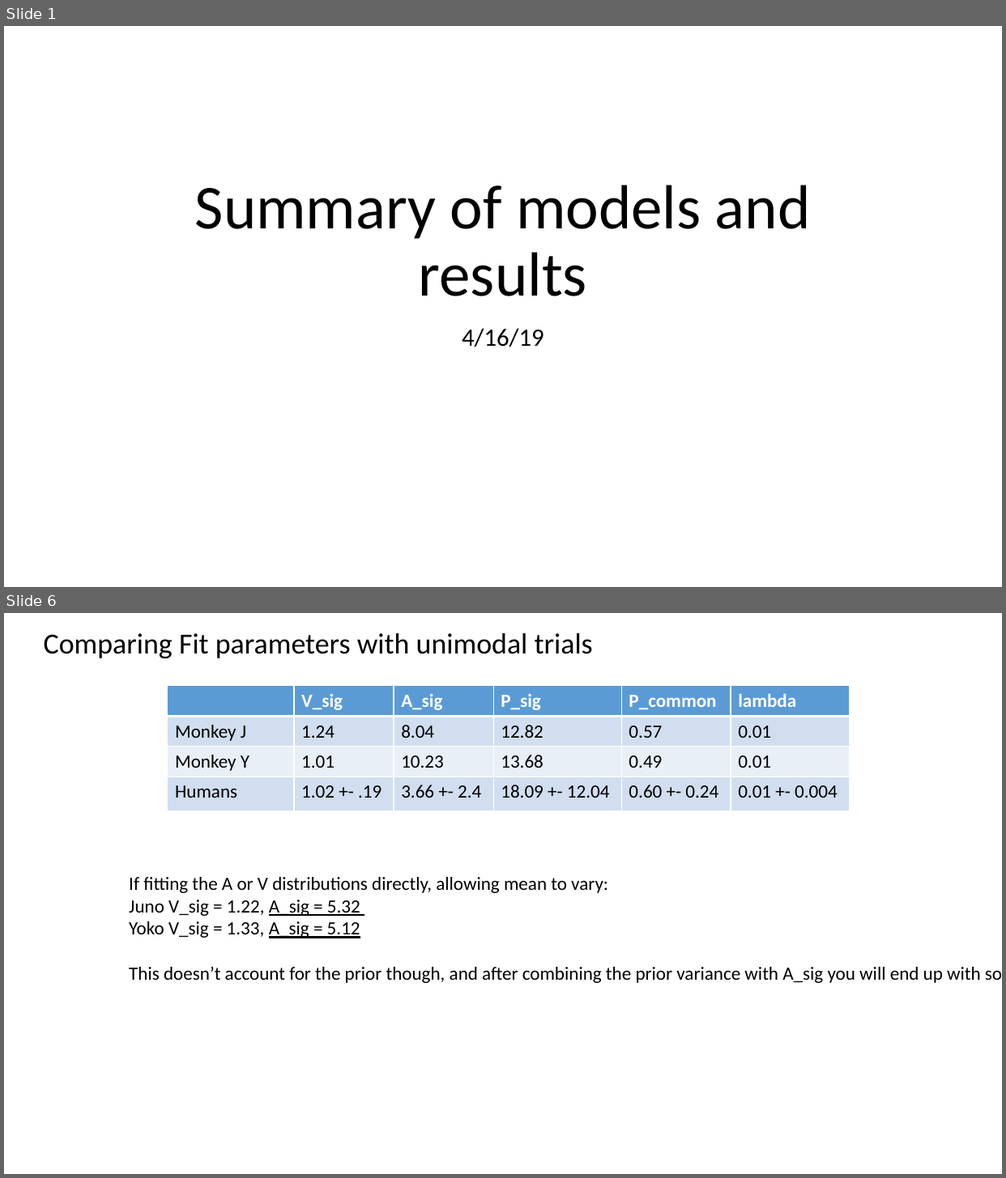
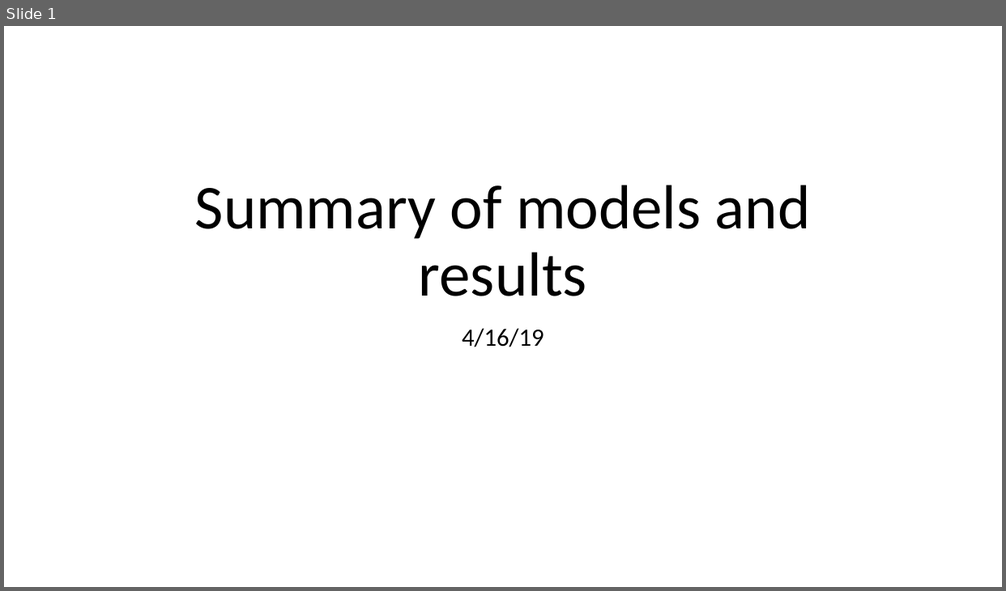
Before and after one commit to jmohl/CI_behavioral, a slide deck: doc/model_summary_4_16_19.pptx. Shown one above the other, each under a label of ours: slides 1 and 6 before the commit, slide 1 after it; the slides between them are not shown. The pictures are 1006x1178 and 1006x591 pixels, drawn with LibreOffice and Linux fonts; fonts in the diff are those of the drawing. Boxes give left, top, right and bottom in pixels: in the first picture for what was removed or moved away, otherwise in the second. Text is boxed around its words. In the diff, an @@ line names an element or a change of style, - is before the commit and + after.

```diff
--- a/doc/model_summary_4_16_19.pptx
+++ b/doc/model_summary_4_16_19.pptx
@@ slide 6 removed at <box>4,613,1002,1174</box>, background #FFFFFF @@
@@ title removed at <box>44,633,593,658</box> @@
-Comparing Fit parameters with unimodal trials
@@ table removed at <box>167,686,849,810</box>, 4 rows, 6 columns @@
- | V_sig | A_sig | P_sig | P_common | lambda
-Monkey J | 1.24 | 8.04 | 12.82 | 0.57 | 0.01
-Monkey Y | 1.01 | 10.23 | 13.68 | 0.49 | 0.01
-Humans | 1.02 +- .19 | 3.66 +- 2.4 | 18.09 +- 12.04 | 0.60 +- 0.24 | 0.01 +- 0.004
@@ text removed at <box>129,877,981,983</box> @@
-If fitting the A or V distributions directly, allowing mean to vary:
-Juno V_sig = 1.22, A_sig = 5.32
-Yoko V_sig = 1.33, A_sig = 5.12
-This doesn’t account for the prior though, and after combining the prior variance with A_sig you will end up with something kindof close to this
```
Also in this commit, not shown: 4 slides changed, 10 slides added, 4 other files.
